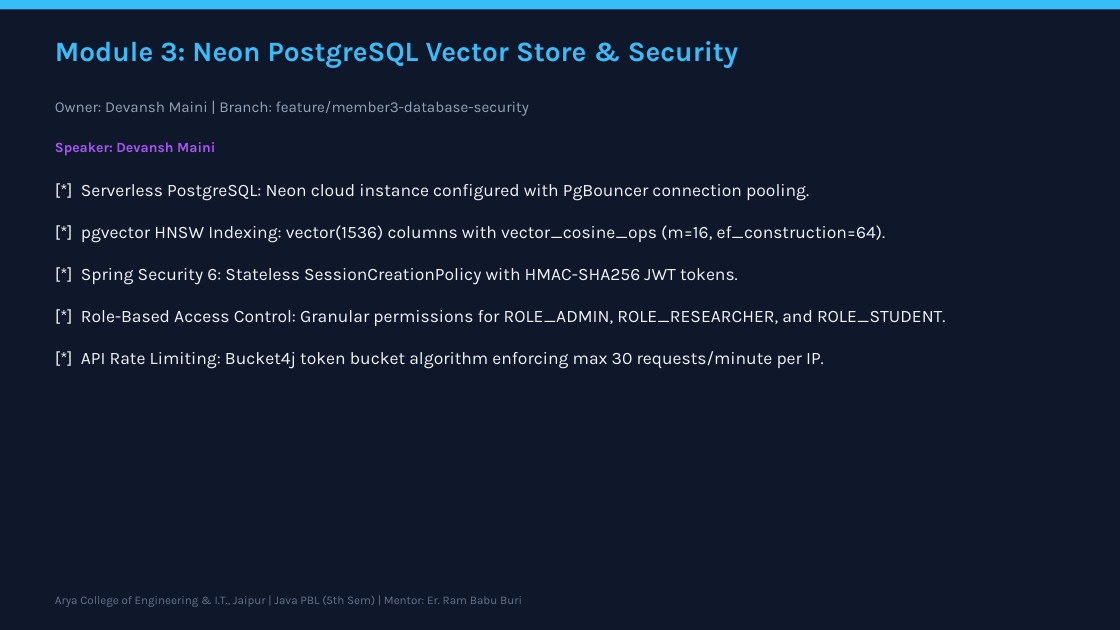
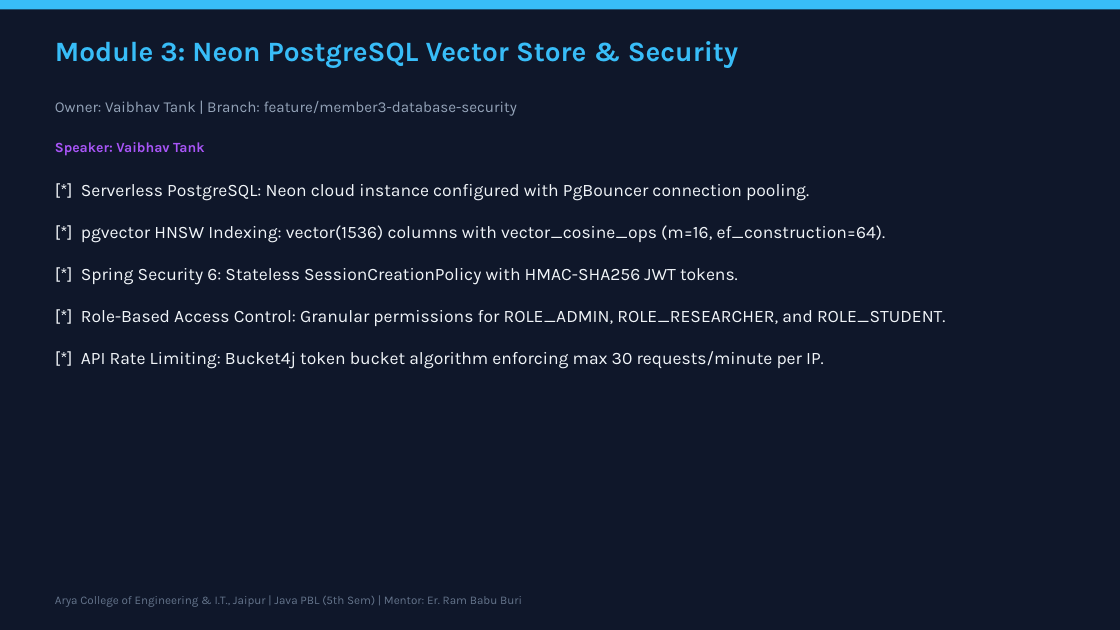
Before and after one commit to shauryadixit005-lab/RAG_Project, a slide deck: slide 7 of submission_reports/DocuQuery_AI_Presentation.pptx. Drawn at 1120x630 pixels with LibreOffice and Linux fonts; fonts in the diff are those of the drawing. Boxes give left, top, right and bottom in pixels: in the first picture for what was removed or moved away, otherwise in the second. Text is boxed around its words. In the diff, an @@ line names an element or a change of style, - is before the commit and + after.

```diff
--- a/submission_reports/DocuQuery_AI_Presentation.pptx
+++ b/submission_reports/DocuQuery_AI_Presentation.pptx
@@ text at (55, 101, 517, 116): text changed @@
-Owner: Devansh Maini | Branch: feature/member3-database-security
+Owner: Vaibhav Tank | Branch: feature/member3-database-security
@@ text at (55, 142, 204, 156): text changed @@
-Speaker: Devansh Maini
+Speaker: Vaibhav Tank
```
Also in this commit, not shown: 14 other slides changed, 21 other files.
